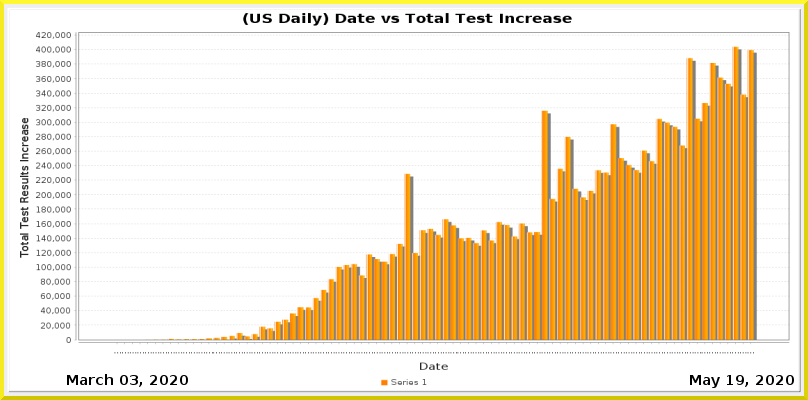
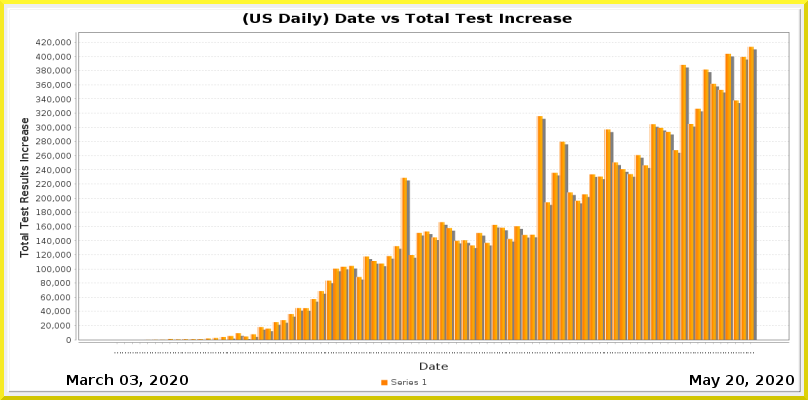
Layers edited between the first and the second 808x400 image:
painted on "Current Date" over [726, 375, 744, 385]
painted on "Date_vs_TestIncrease.png" over [36, 32, 790, 354]
